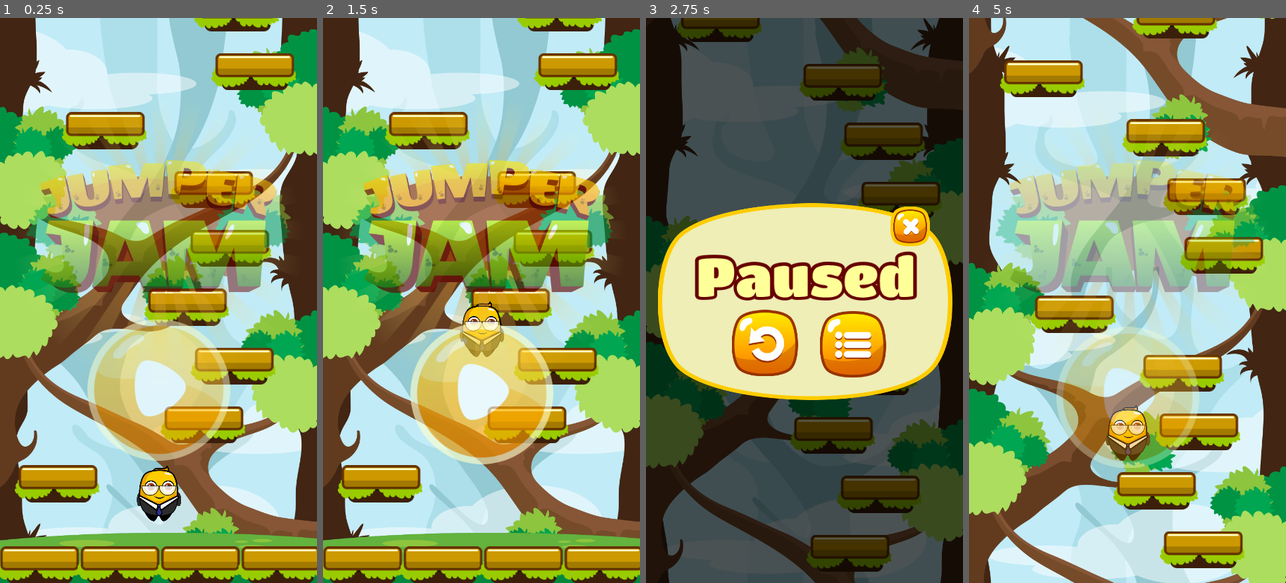
Above: before the commit, frames 1-4 (left to right).
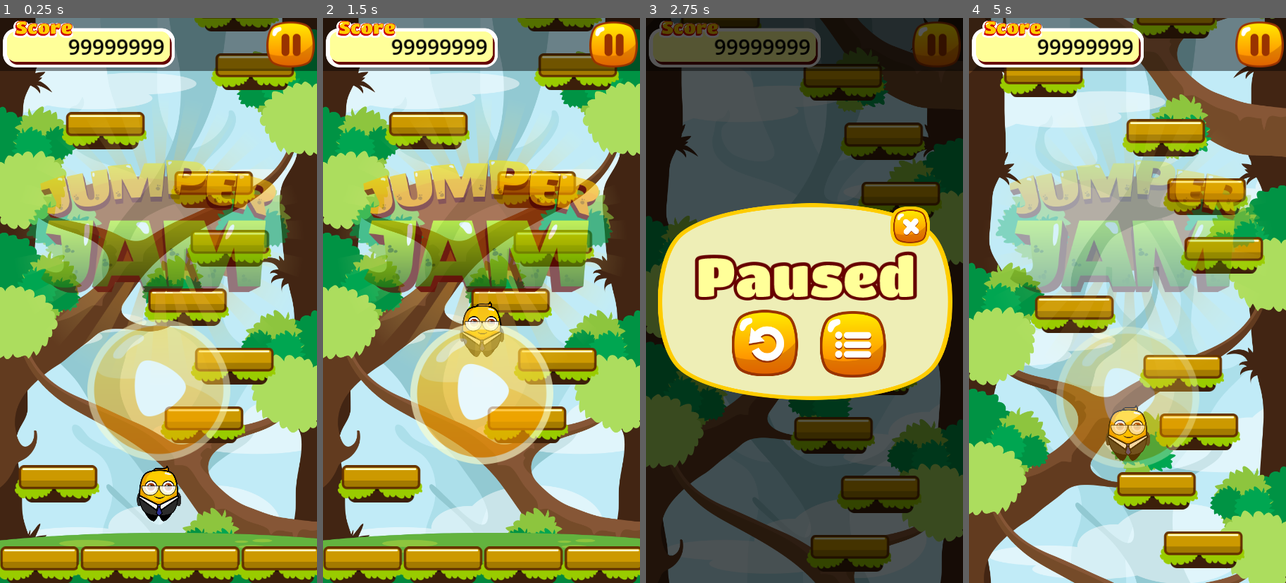
Above: after the commit, the same moments.

Repository: woliveira82/godot-mobile-jumper-jam-course
Game: Godot game, scene res://scenes/main.tscn
Same seed, same stepped clock (60 frames per second), same inputs: the game is played once before the commit and once after it.
Inputs (mouse positions are in pixels of both pictures, inside the frame that each line leads up to):
- Up to frame 1 (0.25 s): no input
- Up to frame 2 (1.5 s): click (614, 46) at 0.52 s; click (481, 396) at 1.25 s
- Up to frame 3 (2.75 s): hold D (move_right) from 2.03 s (still down)
- Up to frame 4 (5 s): release D (move_right) at 2.75 s; click (1089, 345) at 2.75 s; hold A (move_left) 3.53-4.25 s; click (1086, 385) at 4.25 s

The runs differ from the first frame. In frame 1, 9.3% of the frame differs, in the area x 0-100%, y 0-10%; in frame 2, 9.3%; in frame 3, 6.9%; in frame 4, 9.4%.

Commit message:
Section 4: UI System - HUD

Diff:
--- a/scenes/game.tscn
+++ b/scenes/game.tscn
@@ -6,6 +6,7 @@
 [ext_resource type="Texture2D" uid="uid://bo4y24oqddr17" path="res://assets/textures/bg/Layer1.png" id="4_ils48"]
 [ext_resource type="Texture2D" uid="uid://buapl8a5edxwc" path="res://assets/textures/bg/Layer2.png" id="5_2kvtn"]
 [ext_resource type="Texture2D" uid="uid://s3nmcbcjl5kw" path="res://assets/textures/bg/Layer3.png" id="6_rosdo"]
+[ext_resource type="PackedScene" uid="uid://6qmo3vt1j3q6" path="res://scenes/hud.tscn" id="7_8tuuo"]
 
 [node name="Game" type="Node2D"]
 script = ExtResource("1_0j51i")
@@ -33,6 +34,11 @@
 texture = ExtResource("6_rosdo")
 centered = false
 
+[node name="UILayer" type="CanvasLayer" parent="."]
+layer = 100
+
+[node name="HUD" parent="UILayer" instance=ExtResource("7_8tuuo")]
+
 [node name="LevelGenerator" parent="." instance=ExtResource("3_8bgcd")]
 
 [node name="GroundSprite" type="Sprite2D" parent="."]
--- /dev/null
+++ b/scenes/hud.tscn
@@ -0,0 +1,66 @@
+[gd_scene load_steps=5 format=3 uid="uid://6qmo3vt1j3q6"]
+
+[ext_resource type="Script" path="res://scripts/hud.gd" id="1_6sfpc"]
+[ext_resource type="Texture2D" uid="uid://mhj432kx0qwr" path="res://assets/textures/ui/ScoreBox.png" id="1_ic85g"]
+[ext_resource type="Texture2D" uid="uid://c5pvrx7aatpgk" path="res://assets/textures/ui/PauseBtn.png" id="2_srxoi"]
+
+[sub_resource type="LabelSettings" id="LabelSettings_vvd0h"]
+font_size = 36
+font_color = Color(0, 0, 0, 1)
+
+[node name="HUD" type="Control"]
+layout_mode = 3
+anchors_preset = 15
+anchor_right = 1.0
+anchor_bottom = 1.0
+grow_horizontal = 2
+grow_vertical = 2
+script = ExtResource("1_6sfpc")
+
+[node name="ColorRect" type="ColorRect" parent="."]
+layout_mode = 1
+anchors_preset = 10
+anchor_right = 1.0
+offset_bottom = 90.0
+grow_horizontal = 2
+color = Color(0, 0, 0, 0.45098)
+
+[node name="TopBar" type="Control" parent="."]
+layout_mode = 1
+anchors_preset = 10
+anchor_right = 1.0
+offset_bottom = 90.0
+grow_horizontal = 2
+
+[node name="ScoreBox" type="TextureRect" parent="TopBar"]
+layout_mode = 0
+offset_left = 5.0
+offset_top = 4.0
+offset_right = 298.0
+offset_bottom = 84.0
+texture = ExtResource("1_ic85g")
+expand_mode = 1
+
+[node name="ScoreLabel" type="Label" parent="TopBar"]
+layout_mode = 0
+offset_left = 23.0
+offset_top = 14.0
+offset_right = 281.0
+offset_bottom = 84.0
+text = "99999999"
+label_settings = SubResource("LabelSettings_vvd0h")
+horizontal_alignment = 2
+vertical_alignment = 1
+
+[node name="PauseButton" type="TextureButton" parent="TopBar"]
+layout_mode = 1
+anchors_preset = 1
+anchor_left = 1.0
+anchor_right = 1.0
+offset_left = -90.0
+offset_bottom = 90.0
+grow_horizontal = 0
+texture_normal = ExtResource("2_srxoi")
+stretch_mode = 3
+
+[connection signal="pressed" from="TopBar/PauseButton" to="." method="_on_pause_button_pressed"]
--- a/scenes/screens.tscn
+++ b/scenes/screens.tscn
@@ -7,6 +7,7 @@
 [ext_resource type="PackedScene" uid="uid://2gf1oj5577ds" path="res://scenes/game_over_screen.tscn" id="4_lpcms"]
 
 [node name="Screens" type="CanvasLayer"]
+layer = 101
 script = ExtResource("1_xc70i")
 
 [node name="TitleScreen" parent="." instance=ExtResource("3_8cx7v")]
--- /dev/null
+++ b/scripts/hud.gd
@@ -0,0 +1,22 @@
+extends Control
+
+@onready var topbar = $TopBar
+@onready var topbar_bg = $TopBarBG
+
+
+func _ready():
+	var os_name = OS.get_name()
+	if os_name in ["Android", "iOS"]:
+		var safe_area = DisplayServer.get_display_safe_area()
+		var safe_area_top = safe_area.position.y
+
+		if os_name == "iOS":
+			var screen_scale = DisplayServer.screen_get_scale()
+			safe_area_top /= screen_scale
+
+		topbar.position.y += safe_area_top
+		var margin = 10
+		topbar_bg.size.y += safe_area_top + margin
+
+func _on_pause_button_pressed():
+	pass # Replace with function body.
Not shown: 1 places in scenes/game.tscn that only renumber resources
